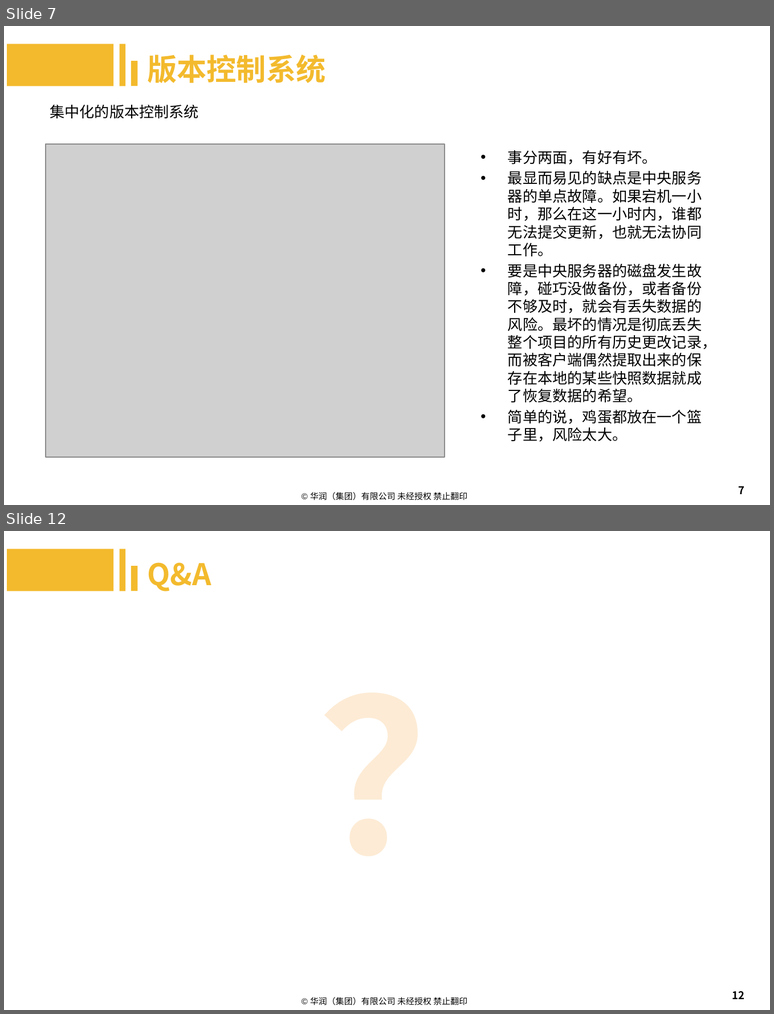
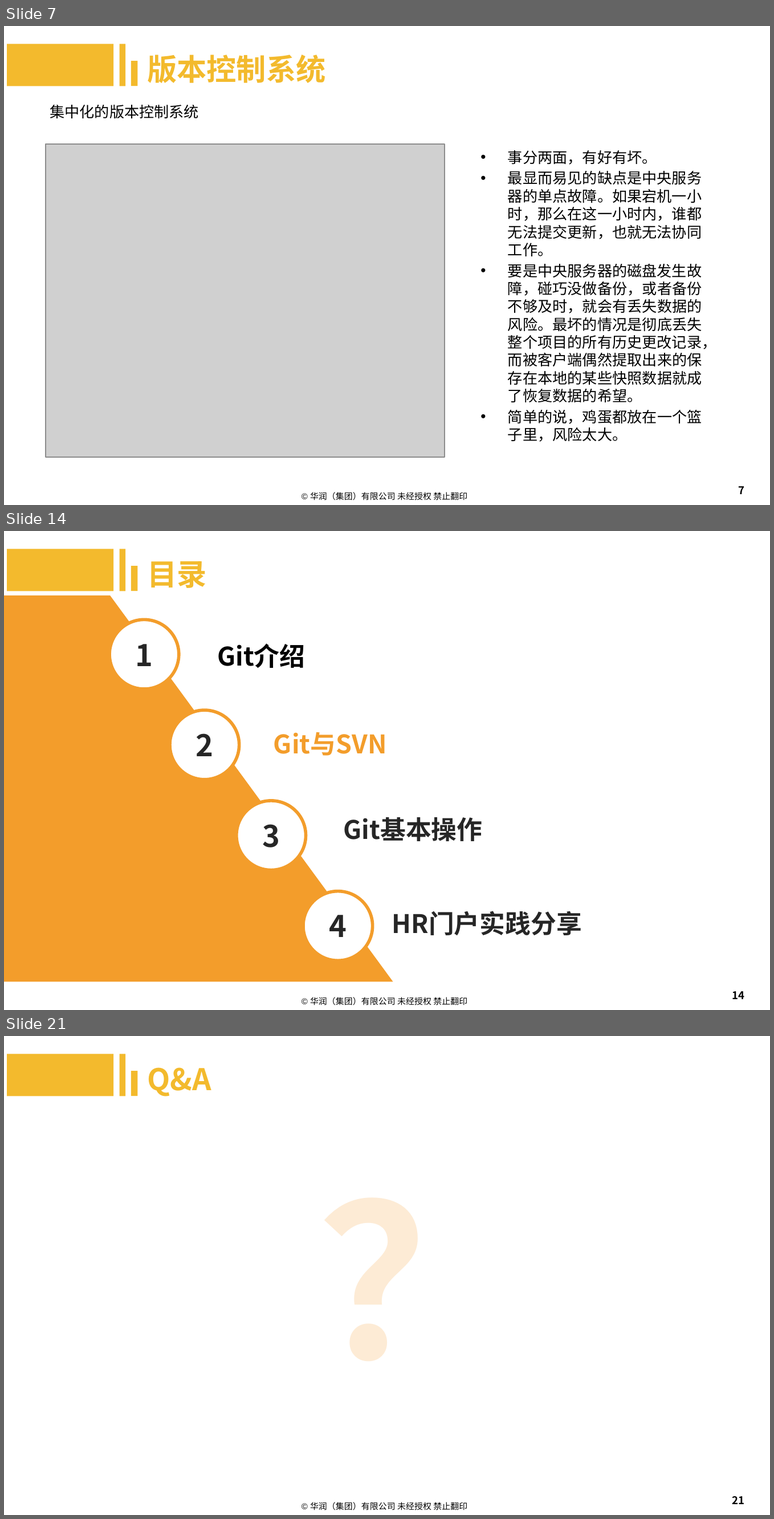
Before and after one commit to machenzhao/git-present, a slide deck: Git.pptx. Shown one above the other, each under a label of ours: slides 7 and 12 before the commit, slides 7, 14 and 21 after it; the slides between them are not shown. The pictures are 774x1014 and 774x1519 pixels, drawn with LibreOffice and Linux fonts; fonts in the diff are those of the drawing; grey boxes stand for pictures; background and template pictures are left out. Boxes give left, top, right and bottom in pixels: in the first picture for what was removed or moved away, otherwise in the second. Text is boxed around its words. In the diff, an @@ line names an element or a change of style, - is before the commit and + after.

Commit message:
提交Git与SVN

```diff
--- a/Git.pptx
+++ b/Git.pptx
@@ slide 14 added at (4,531,770,1010), background #FFFFFF; not listed: 1 template element that a slide beside it also shows @@
@@ rectangle added at (7,549,113,591), fill #F3BA2D @@
@@ rectangle added at (120,549,126,591), fill #F3BA2D @@
@@ text added at (147,561,206,588), 28 pt, text #F3BA2D, bold @@
+目录
@@ rectangle added at (131,566,138,591), fill #F3BA2D @@
@@ freeform shape added at (4,595,393,981), fill #F39D2B @@
@@ ellipse added at (109,620,180,689), fill #FFFFFF, outline #F39D2B 3 pt @@
@@ text added at (136,644,153,666), 28 pt, text #262626, bold @@
+1
@@ text added at (217,643,305,668), 24 pt, text #000000, bold @@
+Git介绍
@@ ellipse added at (170,710,240,780), fill #FFFFFF, outline #F39D2B 3 pt @@
@@ text added at (196,733,213,756), 28 pt, text #262626, bold @@
+2
@@ text added at (274,732,387,756), 24 pt, text #F39D2B, bold @@
+Git与SVN
@@ ellipse added at (236,801,306,870), fill #FFFFFF, outline #F39D2B 3 pt @@
@@ text added at (344,817,483,841), 24 pt, text #262626, bold @@
+Git基本操作
@@ text added at (262,824,280,847), 28 pt, text #262626, bold @@
+3
@@ ellipse added at (304,891,373,961), fill #FFFFFF, outline #F39D2B 3 pt @@
@@ text added at (329,915,347,937), 28 pt, text #262626, bold @@
+4
@@ text added at (392,911,582,935), 24 pt, text #262626, bold @@
+HR门户实践分享
@@ page number added at (732,991,744,999), 10 pt, text #000000 @@
+14
@@ what was slide 12 is now slide 21 @@
@@ page number at (732,1496,744,1504): text changed @@
-12
+21
```
Also in this commit, not shown: 4 slides changed, 8 other slides added.
